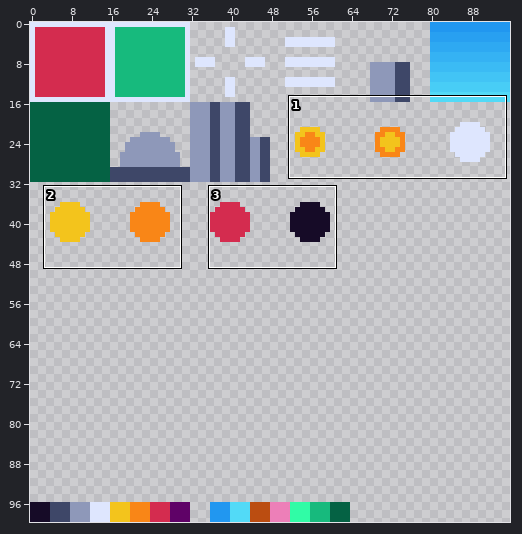
File history of a sprite sheet, assets/png/tiles.png. Above: a wide view before the commit, with the close-up outlined.
Close-up. First the earlier version:
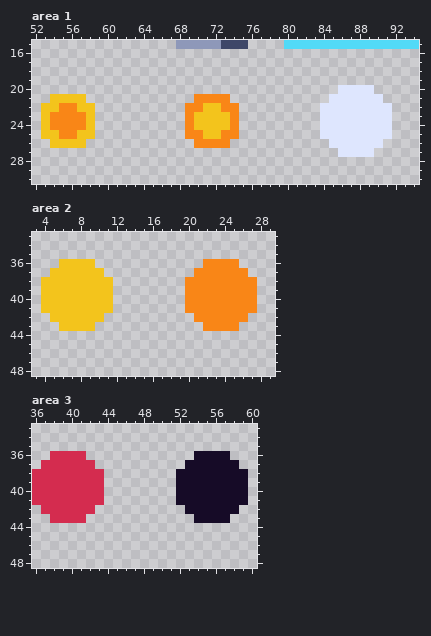
The file is 96x100 pixels. Colours within 5 levels of each other are drawn and written as one. Shown: area 1: x 52..94, y 15..30; area 2: x 3..29, y 33..48; area 3: x 36..60, y 33..48.
New version:
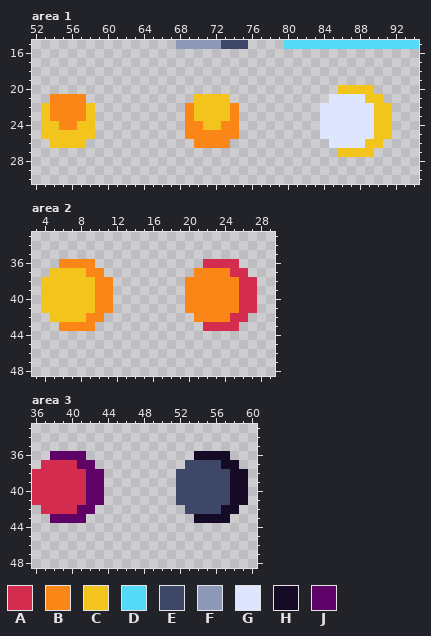
Palette (. is transparent): A #d42c4f  B #f98617  C #f3c41c  D #52daf7  E #3e4768  F #8e98b9  G #dee6fe  H #160b27  J #5f0267
Changes in this commit:
--- area 1
@@ x 52..94 @@
 19 ...........................................
-20 ..................................GGGG.....
-21 ..CCCC............BBBB...........GGGGGG....
-22 .CCBBCC..........BBCCBB.........GGGGGGGG...
-23 .CBBBBC..........BCCCCB.........GGGGGGGG...
-24 .CBBBBC..........BCCCCB.........GGGGGGGG...
-25 .CCBBCC..........BBCCBB.........GGGGGGGG...
-26 ..CCCC............BBBB...........GGGGGG....
-27 ..................................GGGG.....
+20 ..................................CCCC.....
+21 ..BBBB............CCCC...........GGGGCC....
+22 .CBBBBC..........BCCCCB.........GGGGGGCC...
+23 .CBBBBC..........BCCCCB.........GGGGGGCC...
+24 .CCBBCC..........BBCCBB.........GGGGGGCC...
+25 .CCCCCC..........BBBBBB.........GGGGGGCC...
+26 ..CCCC............BBBB...........GGGGCC....
+27 ..................................CCCC.....
 28 ...........................................
--- area 2
@@ x 3..29 @@
 35 ...........................
-36 ...CCCC............BBBB....
-37 ..CCCCCC..........BBBBBB...
-38 .CCCCCCCC........BBBBBBBB..
-39 .CCCCCCCC........BBBBBBBB..
-40 .CCCCCCCC........BBBBBBBB..
-41 .CCCCCCCC........BBBBBBBB..
-42 ..CCCCCC..........BBBBBB...
-43 ...CCCC............BBBB....
+36 ...BBBB............AAAA....
+37 ..CCCCBB..........BBBBAA...
+38 .CCCCCCBB........BBBBBBAA..
+39 .CCCCCCBB........BBBBBBAA..
+40 .CCCCCCBB........BBBBBBAA..
+41 .CCCCCCBB........BBBBBBAA..
+42 ..CCCCBB..........BBBBAA...
+43 ...BBBB............AAAA....
 44 ...........................
--- area 3
@@ x 36..60 @@
 35 .........................
-36 ..AAAA............HHHH...
-37 .AAAAAA..........HHHHHH..
-38 AAAAAAAA........HHHHHHHH.
-39 AAAAAAAA........HHHHHHHH.
-40 AAAAAAAA........HHHHHHHH.
-41 AAAAAAAA........HHHHHHHH.
-42 .AAAAAA..........HHHHHH..
-43 ..AAAA............HHHH...
+36 ..JJJJ............HHHH...
+37 .AAAAJJ..........EEEEHH..
+38 AAAAAAJJ........EEEEEEHH.
+39 AAAAAAJJ........EEEEEEHH.
+40 AAAAAAJJ........EEEEEEHH.
+41 AAAAAAJJ........EEEEEEHH.
+42 .AAAAJJ..........EEEEHH..
+43 ..JJJJ............HHHH...
 44 .........................
Where, in picture pixels (left, top, right, bottom), the same in both close-ups:
changed: (338, 85, 392, 157)
changed: (50, 94, 86, 139)
changed: (194, 94, 230, 139)
changed: (59, 259, 113, 331)
changed: (203, 259, 257, 331)
changed: (50, 451, 104, 523)
changed: (176, 460, 230, 514)
